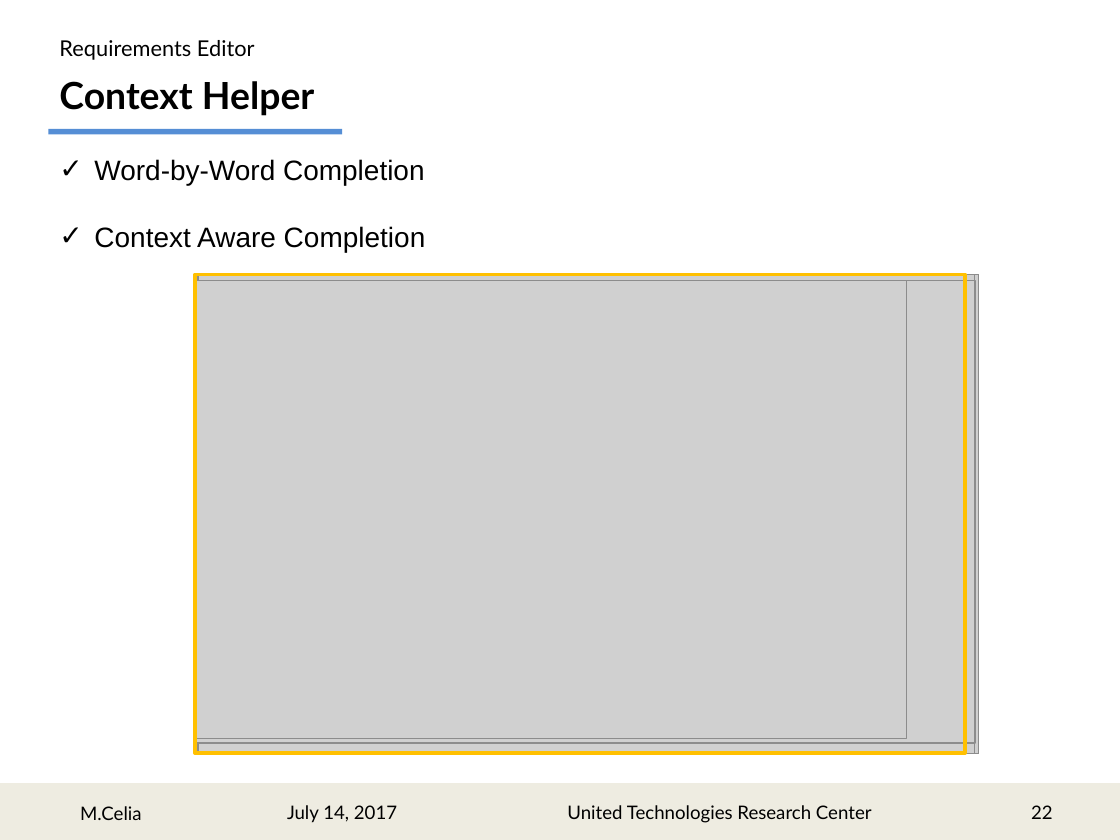
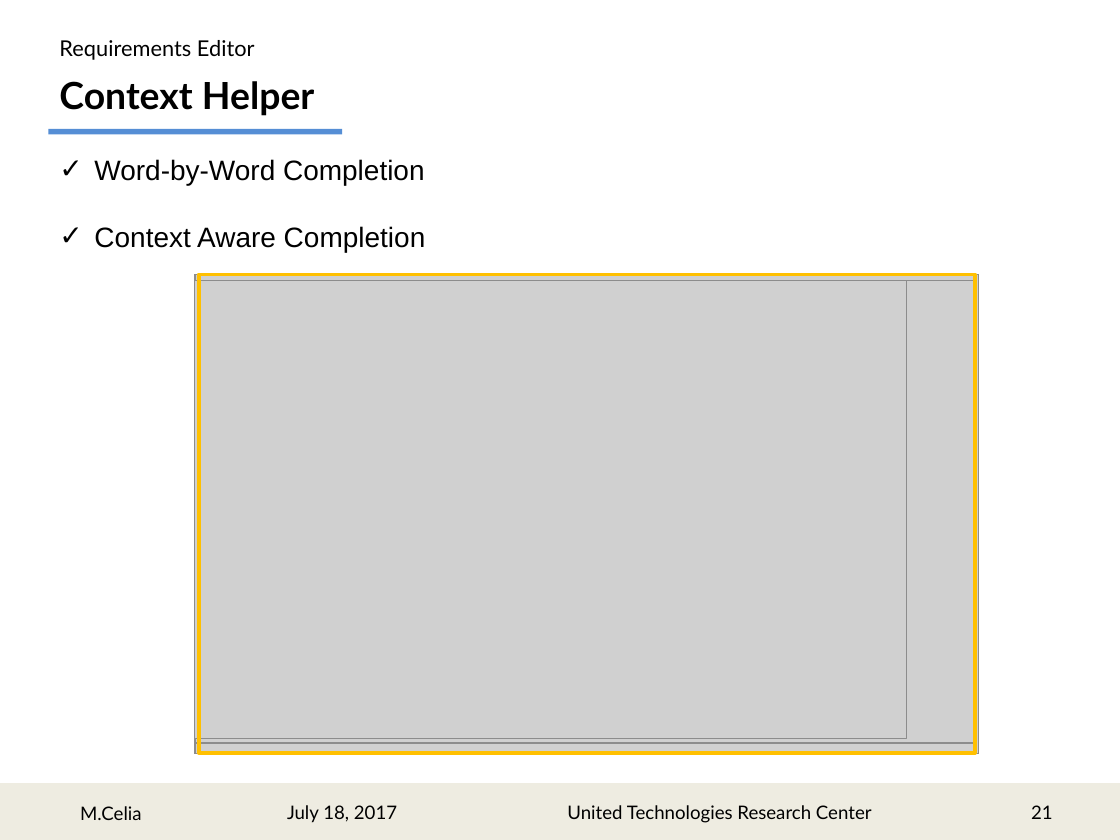
Before and after one commit to marcocelia/Master-Thesis, a slide deck: slide 21 of Presentation/RMpresentation_r1.pptx (slide 22 before the commit). Drawn at 1120x840 pixels with LibreOffice and Linux fonts; fonts in the diff are those of the drawing; grey boxes stand for pictures. Boxes give left, top, right and bottom in pixels: in the first picture for what was removed or moved away, otherwise in the second. Text is boxed around its words. In the diff, an @@ line names an element or a change of style, - is before the commit and + after.

```diff
--- a/Presentation/RMpresentation_r1.pptx
+++ b/Presentation/RMpresentation_r1.pptx
@@ rectangle resized from (x1=195, y1=274, x2=965, y2=754) to (x1=198, y1=274, x2=974, y2=754) @@
@@ text at (x1=287, y1=805, x2=397, y2=823): text changed @@
-July 14, 2017
+July 18, 2017
@@ page number at (x1=1031, y1=805, x2=1053, y2=819): text changed @@
-22
+21
```
Also in this commit, not shown: 26 other slides changed, 2 slides removed, 3 other files.
